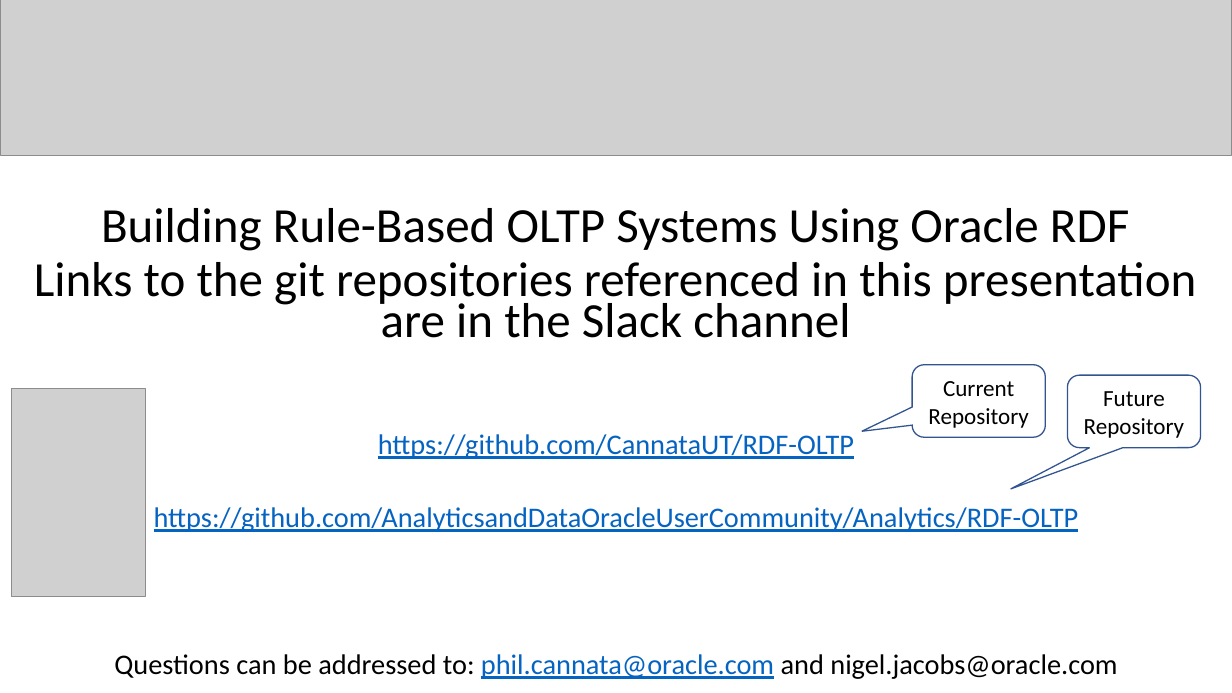
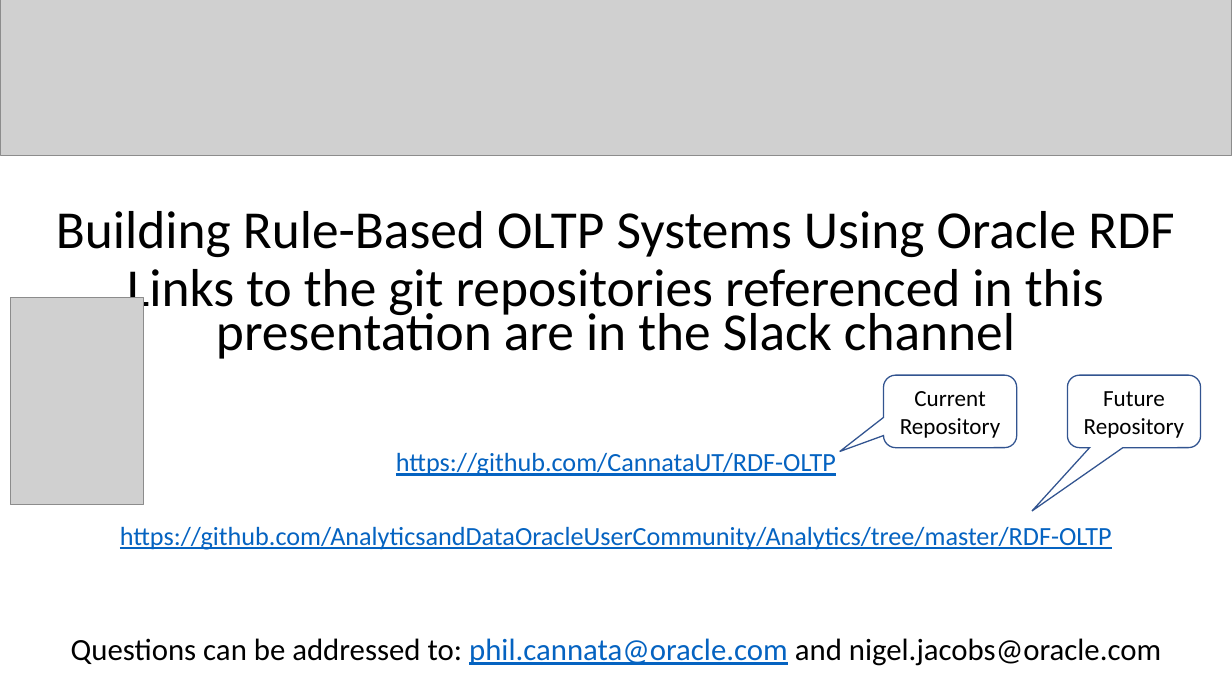
Before and after one commit to AnalyticsandDataOracleUserCommunity/Analytics, a slide deck: slide 2 of RDF-OLTP/docs/TechCast Days Presentation V2.pptx. Drawn at 1232x693 pixels with LibreOffice and Linux fonts; fonts in the diff are those of the drawing; grey boxes stand for pictures. Boxes give left, top, right and bottom in pixels: in the first picture for what was removed or moved away, otherwise in the second. Text is boxed around its words. In the diff, an @@ line names an element or a change of style, - is before the commit and + after.

Commit message:
Changed paper name and updated the presentation.

```diff
--- a/RDF-OLTP/docs/TechCast Days Presentation V2.pptx
+++ b/RDF-OLTP/docs/TechCast Days Presentation V2.pptx
@@ text at [56, 211, 1174, 666]: size 38.2 to 41.6 pt in "Building Rule-Based OLTP Systems Using Oracle RDF", "Links to the git repositories referenced in ..."; size 22.1 to 20.4 pt in "https://github.com/CannataUT/RDF-OLTP"; size 22.1 to 24.1 pt in "Questions can be addressed to: phil.cannata@oracle.com and ..." @@
@@ picture: place and size @@
-picture at [12, 389, 145, 597]
+picture at [10, 298, 143, 506]
@@ rounded speech box "Current Repository" at [884, 375, 1017, 447]: proportions changed @@
@@ rounded speech box "Current Repository": place and size @@
-rounded speech box "Current Repository" at [912, 365, 1045, 437]
+rounded speech box "Current Repository" at [884, 375, 1017, 447]
@@ rounded speech box "Future Repository" at [1067, 375, 1201, 447]: proportions changed @@
@@ text at [120, 526, 1112, 550]: text changed; size 22.1 to 20.4 pt @@
-https://github.com/AnalyticsandDataOracleUserCommunity/Analytics/RDF-OLTP
+https://github.com/AnalyticsandDataOracleUserCommunity/Analytics/tree/master/RDF-OLTP
```
Also in this commit, not shown: 1 other file.
